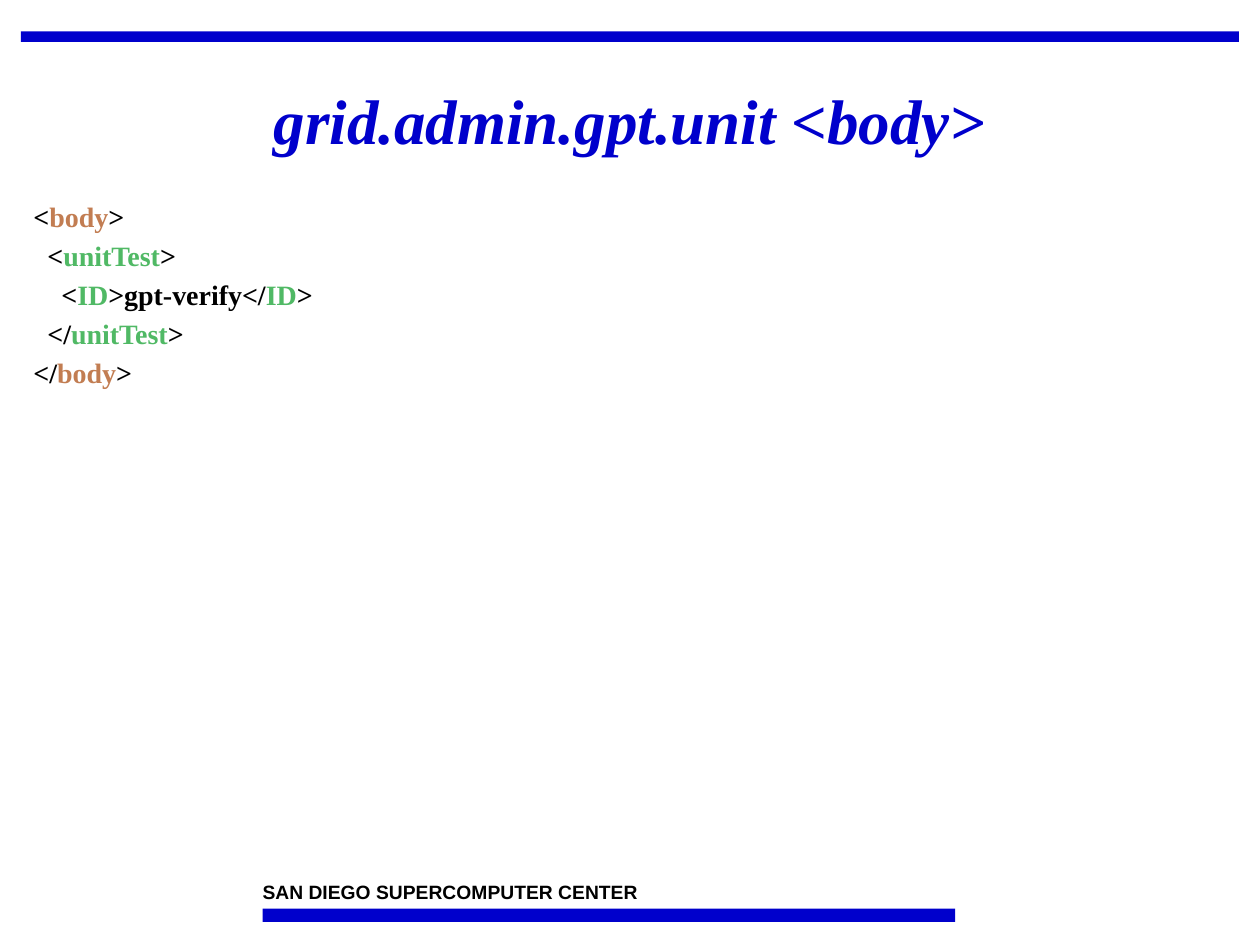
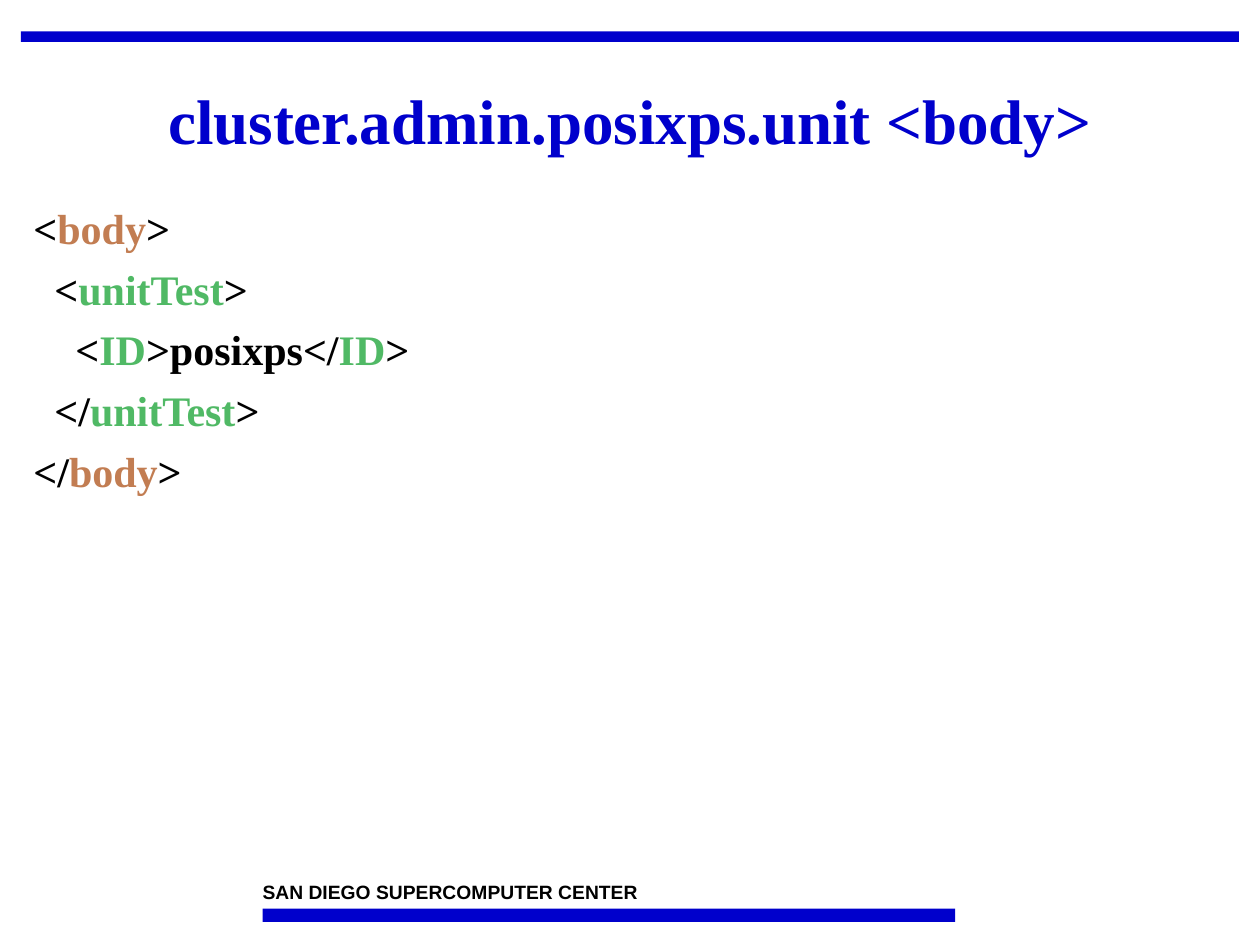
Before and after one commit to IncaProject/inca-xsede, a slide deck: slide 20 of talks/2008workshop/incaReporters.ppt (slide 23 before the commit). Drawn at 1260x945 pixels with LibreOffice and Linux fonts; fonts in the diff are those of the drawing; background and template pictures are left out. Boxes give left, top, right and bottom in pixels: in the first picture for what was removed or moved away, otherwise in the second. Text is boxed around its words. In the diff, an @@ line names an element or a change of style, - is before the commit and + after.

```diff
--- a/talks/2008workshop/incaReporters.ppt
+++ b/talks/2008workshop/incaReporters.ppt
@@ title at [168,100,1092,156]: text changed; italic off @@
-grid.admin.gpt.unit <body>
+cluster.admin.posixps.unit <body>
@@ text at [33,215,259,496]: size 16 to 24 pt in "<body>", "<unitTest>", "</unitTest>", "</body>"; line spacing 0.95 to 1; more space between paragraphs @@
@@ text at [75,336,409,374]: text changed; size 16 to 24 pt @@
-<ID>gpt-verify</ID>
+<ID>posixps</ID>
```
Also in this commit, not shown: 32 other slides changed, 1 slide added, 5 slides removed, 1 other file.
